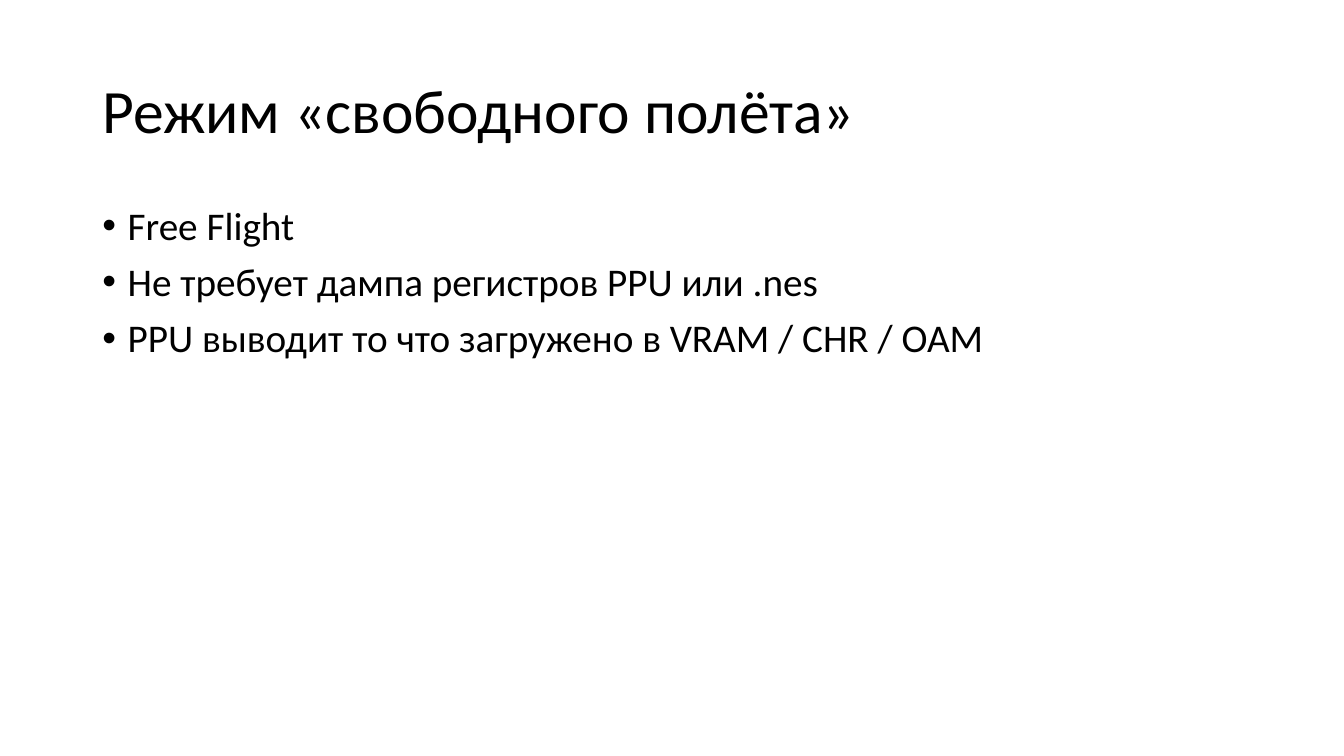
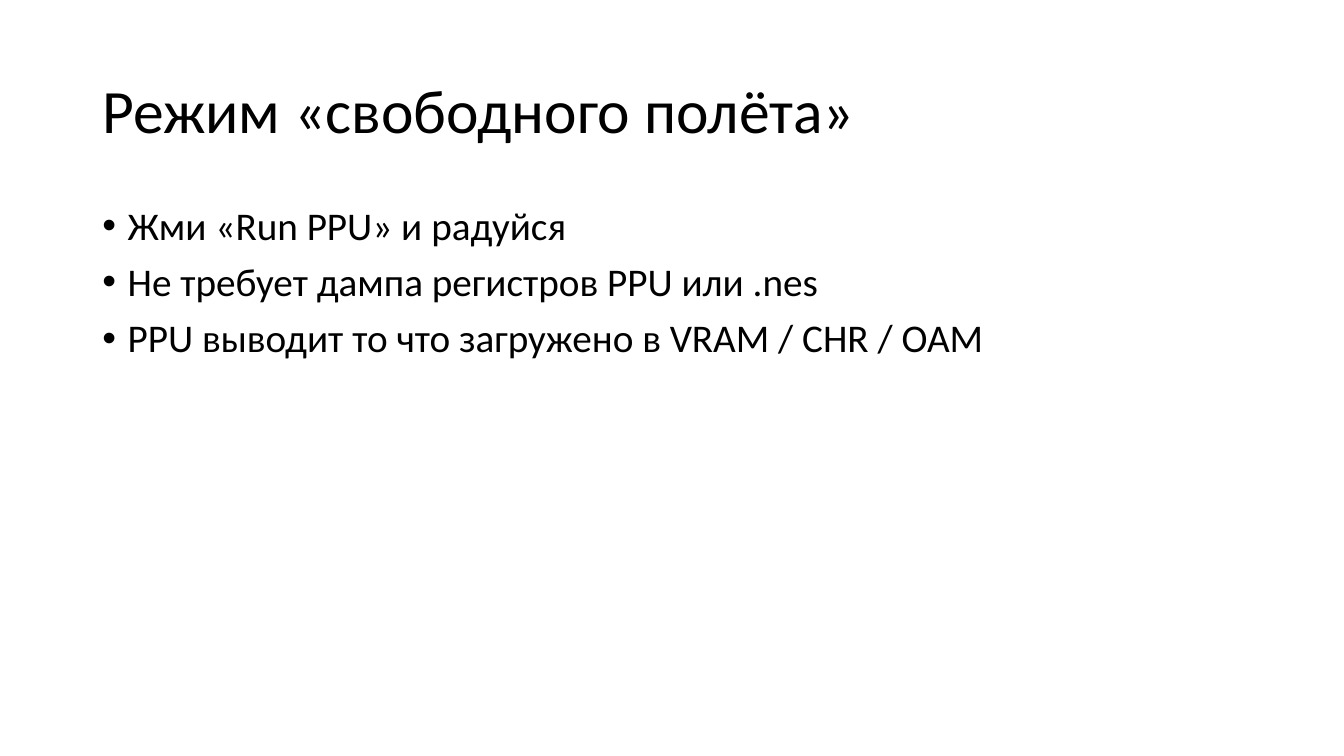
Before and after one commit to emu-russia/breaknes, a slide deck: slide 8 of UserManual/PPUPlayer/PPU_Player_Rus.pptx. Drawn at 1344x756 pixels with LibreOffice and Linux fonts; fonts in the diff are those of the drawing. Boxes give left, top, right and bottom in pixels: in the first picture for what was removed or moved away, otherwise in the second. Text is boxed around its words. In the diff, an @@ line names an element or a change of style, - is before the commit and + after.

```diff
--- a/UserManual/PPUPlayer/PPU_Player_Rus.pptx
+++ b/UserManual/PPUPlayer/PPU_Player_Rus.pptx
@@ text at [128, 213, 566, 247]: text changed @@
-• Free Flight
+• Жми «Run PPU» и радуйся
```
Also in this commit, not shown: 2 other slides changed, 3 slides added, 3 other files.
